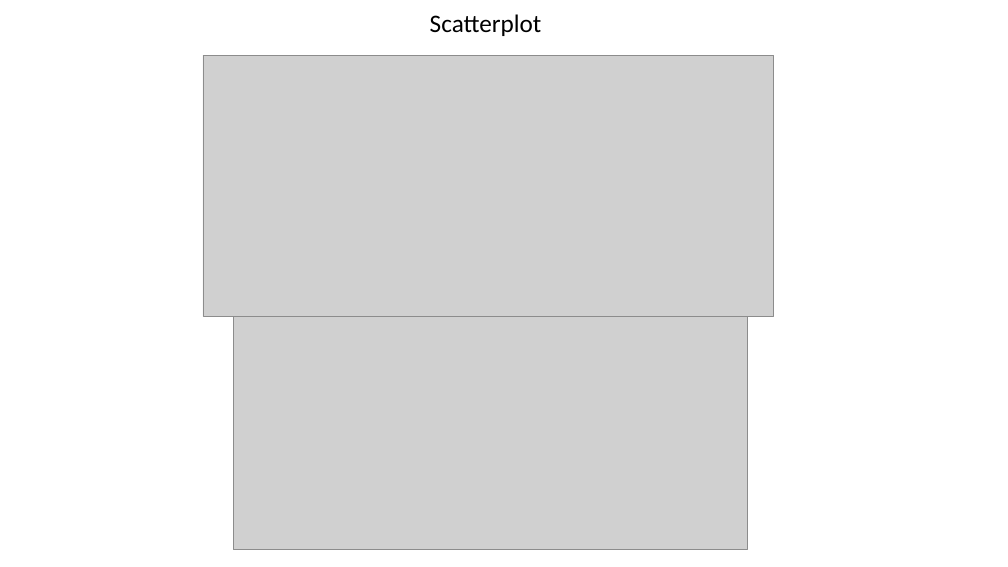
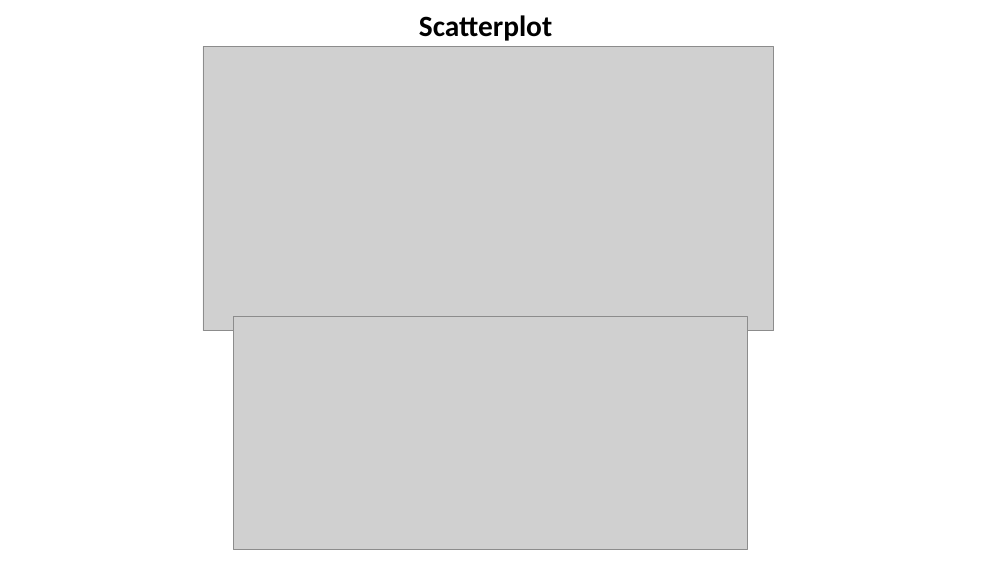
Before and after one commit to jacobmat/DataAnalysis-Projects, a slide deck: slide 6 of Pima India Diabetes Analysis.pptx. Drawn at 1008x567 pixels with LibreOffice and Linux fonts; fonts in the diff are those of the drawing; grey boxes stand for pictures. Boxes give left, top, right and bottom in pixels: in the first picture for what was removed or moved away, otherwise in the second. Text is boxed around its words. In the diff, an @@ line names an element or a change of style, - is before the commit and + after.

```diff
--- a/Pima India Diabetes Analysis.pptx
+++ b/Pima India Diabetes Analysis.pptx
@@ text "Scatterplot" at bbox=[419, 15, 552, 41]: size 24 to 28 pt, bold on @@
@@ picture: place and size @@
-picture at bbox=[203, 55, 774, 317]
+picture at bbox=[203, 47, 774, 331]
```
Also in this commit, not shown: 5 other slides changed.
